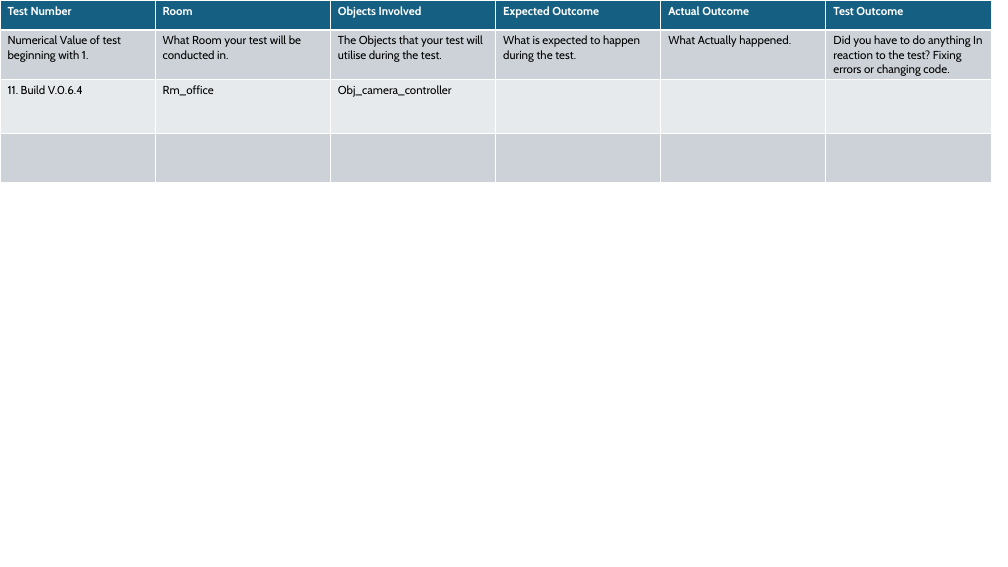
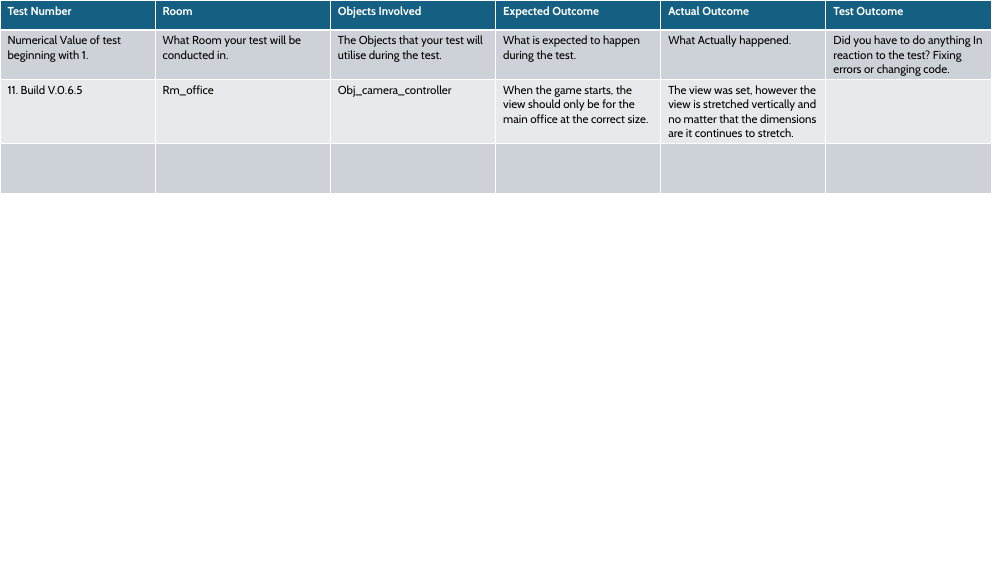
Before and after one commit to QuotedTrain5221/Critical-Failure-3, a slide deck: slide 24 of Logs/Development Log and Alpha Testing.pptx (slide 23 before the commit). Drawn at 1008x567 pixels with LibreOffice and Linux fonts; fonts in the diff are those of the drawing. Boxes give left, top, right and bottom in pixels: in the first picture for what was removed or moved away, otherwise in the second. Text is boxed around its words. In the diff, an @@ line names an element or a change of style, - is before the commit and + after.

```diff
--- a/Logs/Development Log and Alpha Testing.pptx
+++ b/Logs/Development Log and Alpha Testing.pptx
@@ table at (0, 0, 993, 206) @@
-row 3: 11. Build V.0.6.4 | Rm_office | Obj_camera_controller |  |  | 
+row 3: 11. Build V.0.6.5 | Rm_office | Obj_camera_controller | When the game starts, the view should only be for the main office at the correct size. | The view was set, however the view is stretched vertically and no matter that the dimensions are it continues to stretch. | 
```
Also in this commit, not shown: 1 other slide changed, 1 slide added, 16 other files.
